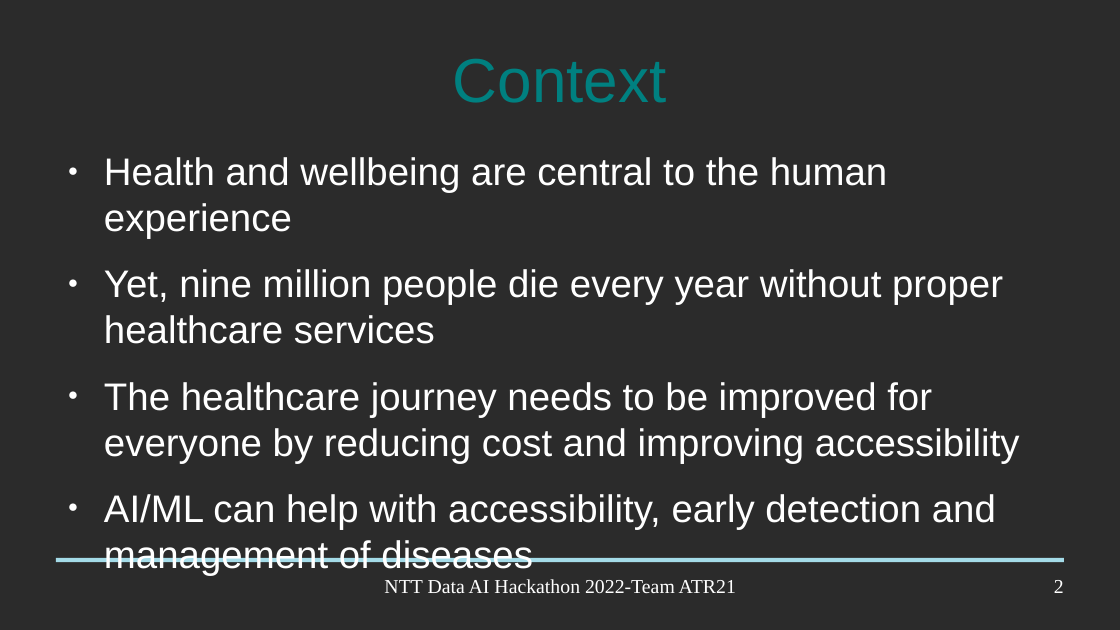
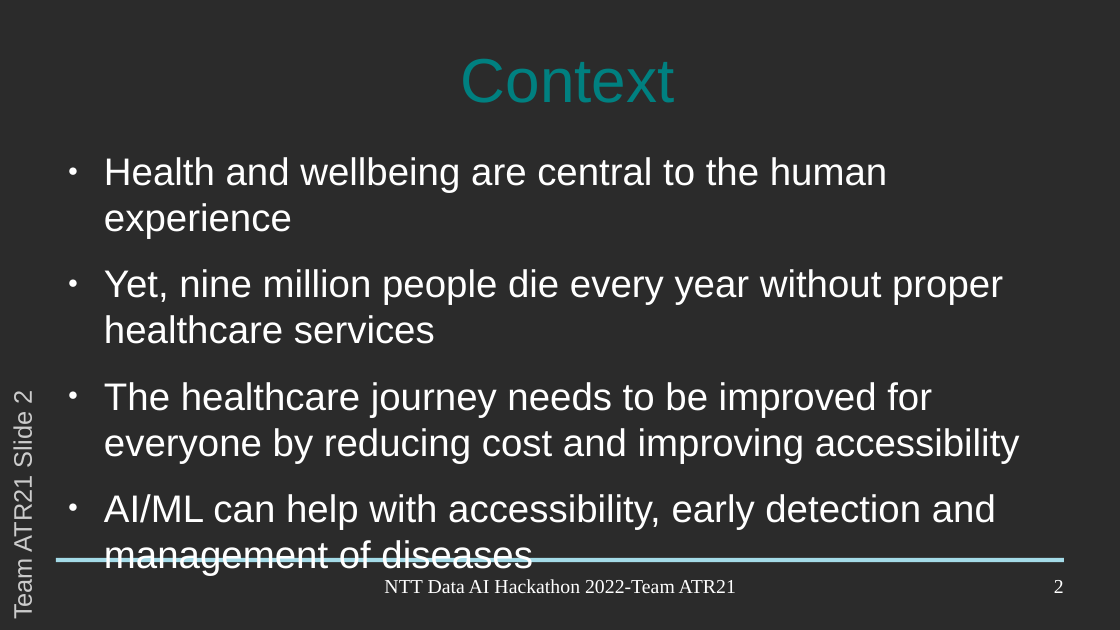
Before and after one commit to progmatix21/NTTDHack2022, a slide deck: slide 2 of Doc/hackathon_prsn.odp. Drawn at 1120x630 pixels with LibreOffice and Linux fonts; fonts in the diff are those of the drawing; background and template pictures are left out; a plain dark background stands for a picture behind light text. Boxes give left, top, right and bottom in pixels: in the first picture for what was removed or moved away, otherwise in the second. Text is boxed around its words. In the diff, an @@ line names an element or a change of style, - is before the commit and + after.

```diff
--- a/Doc/hackathon_prsn.odp
+++ b/Doc/hackathon_prsn.odp
@@ title "Context": place and size @@
-title "Context" at [453, 59, 667, 103]
+title "Context" at [461, 59, 675, 103]
@@ text added at [9, 391, 37, 618], 18 pt, text #CCCCCC @@
+Team ATR21 Slide 2
```
Also in this commit, not shown: 7 other slides changed, 1 other file.
